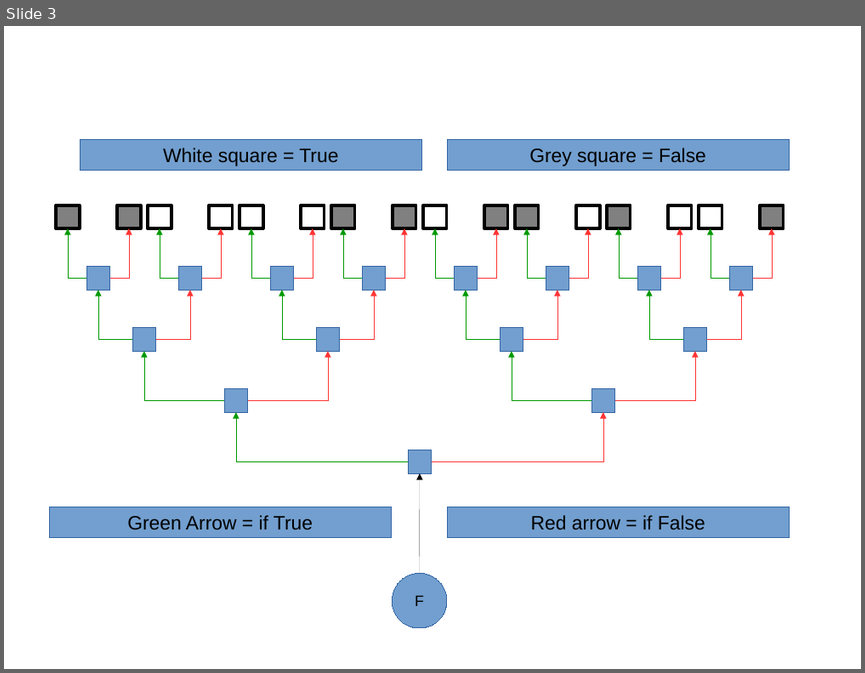
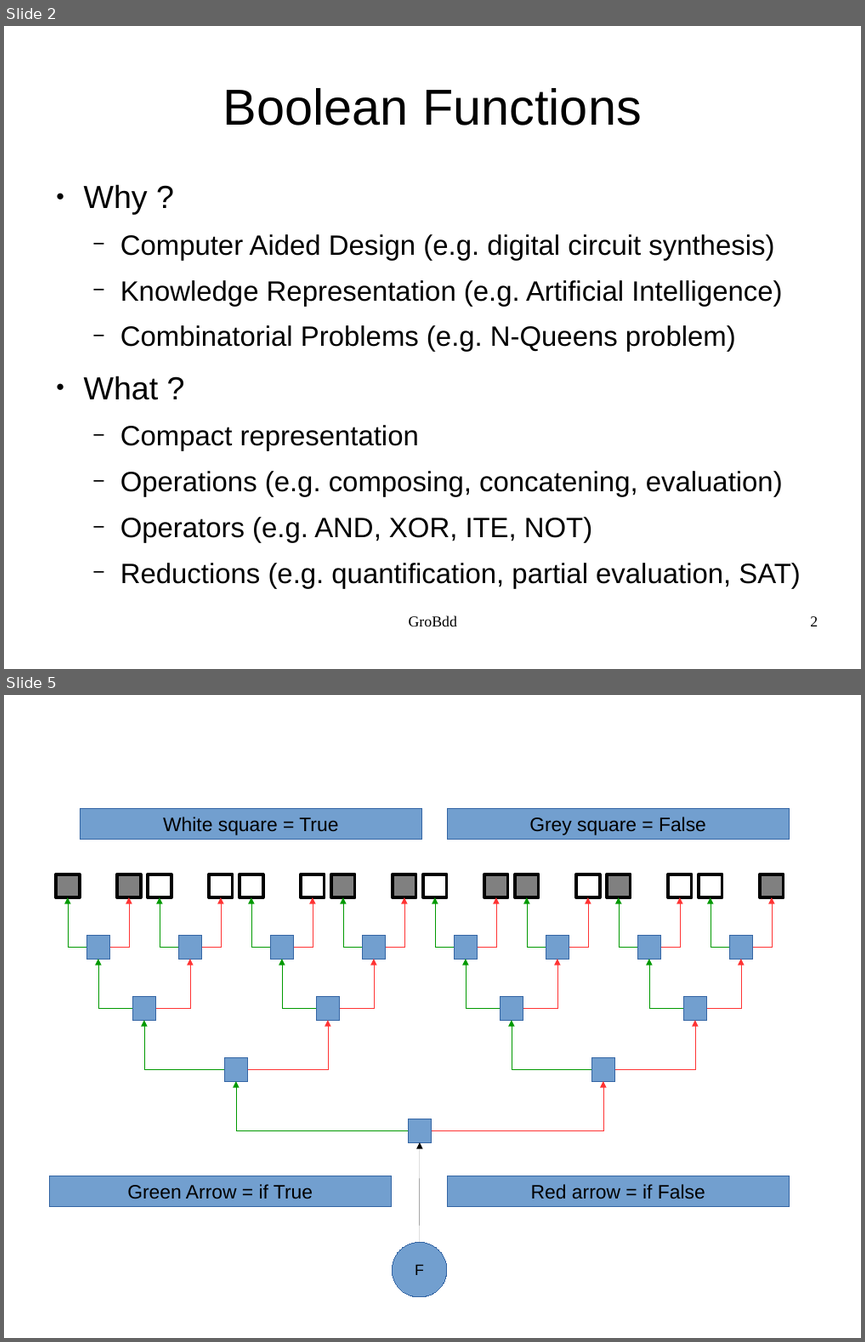
Before and after one commit to FenouilletLucas/DAGaml, a slide deck: doc/2017-04-06/GroBdd's evolution.en.odp. Shown one above the other, each under a label of ours: slide 3 before the commit, slides 2 and 5 after it; the slides between them are not shown. The pictures are 865x673 and 865x1342 pixels, drawn with LibreOffice and Linux fonts; fonts in the diff are those of the drawing. Boxes give left, top, right and bottom in pixels: in the first picture for what was removed or moved away, otherwise in the second. Text is boxed around its words. In the diff, an @@ line names an element or a change of style, - is before the commit and + after.

```diff
--- a/doc/2017-04-06/GroBdd's evolution.en.odp
+++ b/doc/2017-04-06/GroBdd's evolution.en.odp
@@ slide 2 added at (x1=4, y1=26, x2=861, y2=669), background #FFFFFF @@
@@ title added at (x1=223, y1=88, x2=642, y2=125), 46.8 pt, text #000000 @@
+Boolean Functions
@@ text added at (x1=84, y1=184, x2=800, y2=589), 25.9 pt, text #000000 @@
+● Why ?
+  − Computer Aided Design (e.g. digital circuit synthesis)
+  − Knowledge Representation (e.g. Artificial Intelligence)
+  − Combinatorial Problems (e.g. N-Queens problem)
+● What ?
+  − Compact representation
+  − Operations (e.g. composing, concatening, evaluation)
+  − Operators (e.g. AND, XOR, ITE, NOT)
+  − Reductions (e.g. quantification, partial evaluation, SAT)
@@ text added at (x1=409, y1=615, x2=457, y2=626), 14 pt, text #000000 @@
+GroBdd
@@ page number added at (x1=810, y1=616, x2=817, y2=626), 14 pt, text #000000 @@
+2
@@ what was slide 3 is now slide 5 @@
```
Also in this commit, not shown: 3 slides changed, 16 other slides added, 2 slides removed, 32 other files.
